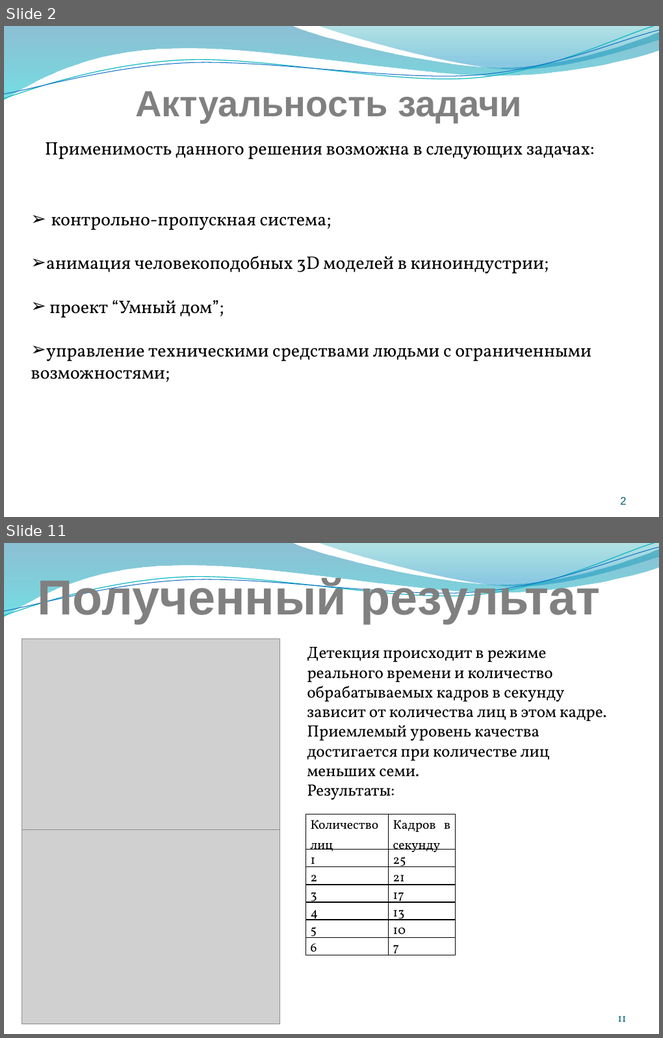
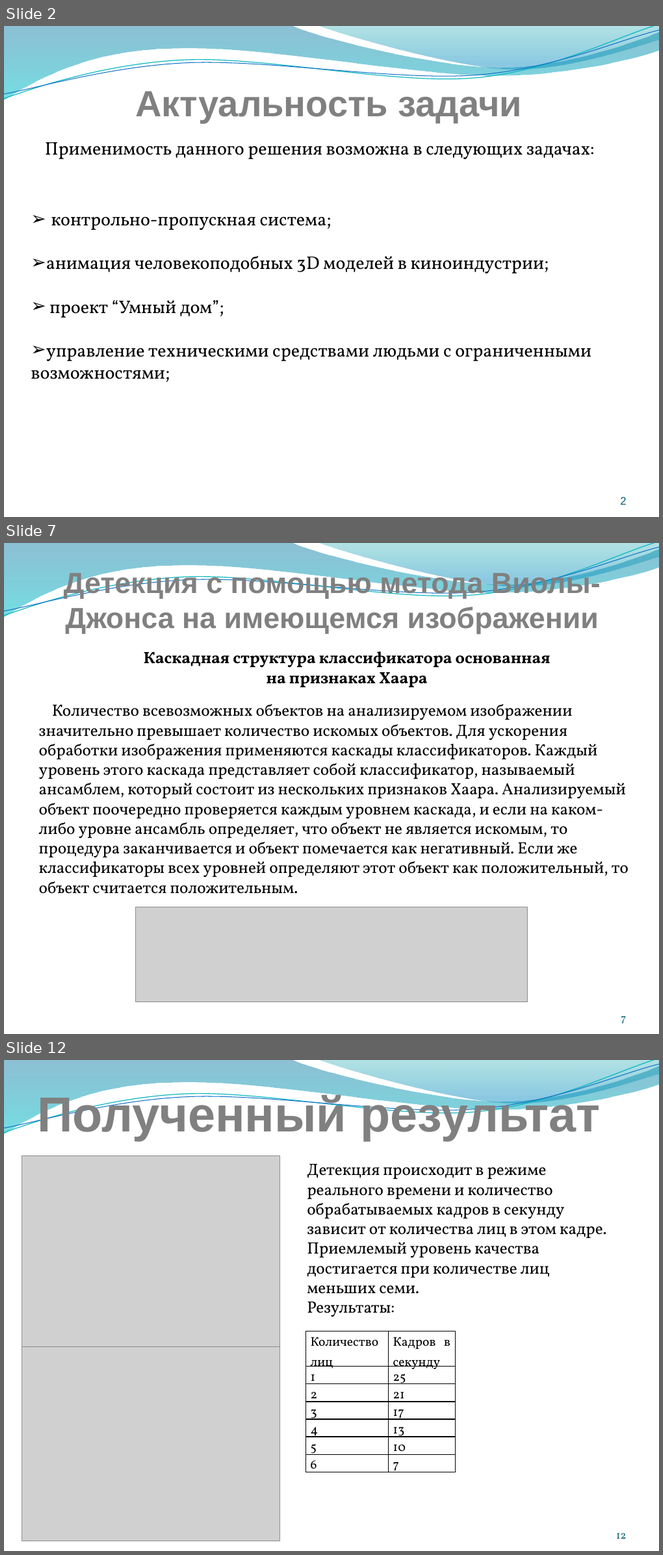
Before and after one commit to lao777/detectKeypointFace, a slide deck: text/Doklad.pptx. Shown one above the other, each under a label of ours: slides 2 and 11 before the commit, slides 2, 7 and 12 after it; the slides between them are not shown. The pictures are 663x1038 and 663x1555 pixels, drawn with LibreOffice and Linux fonts; fonts in the diff are those of the drawing; grey boxes stand for pictures. Boxes give left, top, right and bottom in pixels: in the first picture for what was removed or moved away, otherwise in the second. Text is boxed around its words. In the diff, an @@ line names an element or a change of style, - is before the commit and + after.

```diff
--- a/text/Doklad.pptx
+++ b/text/Doklad.pptx
@@ slide 7 added at [4,543,659,1034], background #FFFFFF; not listed: 4 template elements that a slide beside it also shows @@
@@ title added at [64,570,601,634], 32 pt, text #808080, bold @@
+Детекция с помощью метода Виолы-Джонса на имеющемся изображении
@@ text added at [144,652,551,687], 18 pt, text #000000, bold @@
+Каскадная структура классификатора основанная на признаках Хаара
@@ text added at [39,704,629,894], 18 pt, text #000000 @@
+Количество всевозможных объектов на анализируемом изображении значительно превышает количество искомых объектов. Для ускорения обработки изображения применяются каскады классификаторов. Каждый уровень этого каскада представляет собой классификатор, называемый ансамблем, который состоит из нескольких признаков Хаара. Анализируемый объект поочередно проверяется каждым уровнем каскада, и если на каком-либо уровне ансамбль определяет, что объект не является искомым, то процедура заканчивается и объект помечается как негативный. Если же классификаторы всех уровней определяют этот объект как положительный, то объект считается положительным.
@@ picture added at [136,907,527,1003] @@
@@ page number added at [621,1016,626,1024], 12 pt, text #045D75 @@
+7
@@ what was slide 11 is now slide 12 @@
@@ page number at [616,1533,627,1539]: text changed @@
-11
+12
```
Also in this commit, not shown: 6 slides changed, 3 other slides added, 3 slides removed.
